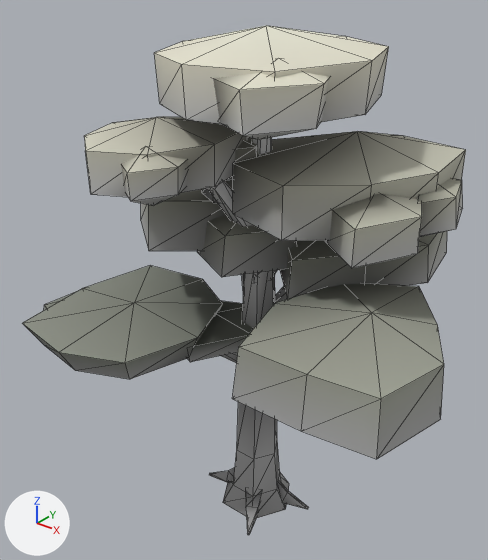
The glTF model assets/models/fiordland/plants/beech_a.glb: old version first, new version second.
Rendered twice from a 50 mm lens placed at (5.33, -7.01, 8.31), pointed at (-0.29, 0.01, 3.95). The lights are fixed; the arrows at lower left show +X, +Y and +Z. The picture after the commit comes second. Mesh edges are drawn as thin lines. Vertices at exactly the same position are counted once.

Script lines for the objects in view, before the commit:
```python
me_crown = bpy.data.meshes.new('Crown')
me_crown.from_pydata(...)  # 378 vertices, 648 faces; spans x -2.85..3.15, y -2.59..3.01, z 2.99..7.5
me_crown.materials.append(mat_paletteatlas)
me_trunk = bpy.data.meshes.new('Trunk')
me_trunk.from_pydata(...)  # 204 vertices, 356 faces; spans x -1.36..2.04, y -1.22..1.42, z 0.0..6.49
me_trunk.materials.append(mat_paletteatlas)
ob_crown = bpy.data.objects.new('Crown', me_crown)
ob_crown.location = (0.0, 0.0, 0.0)
ob_trunk = bpy.data.objects.new('Trunk', me_trunk)
ob_trunk.location = (0.0, 0.0, 0.0)
```
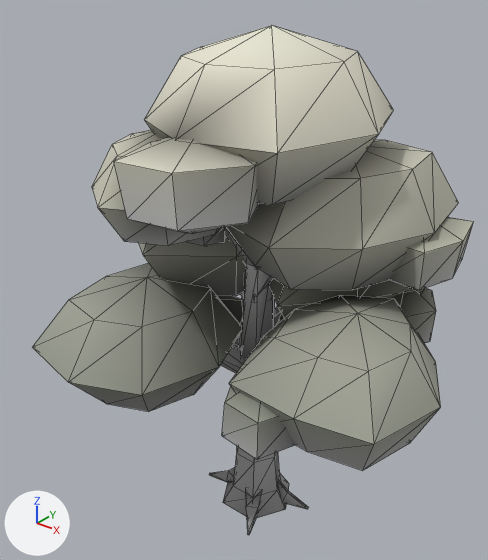
The change, as a diff of the scene's bpy script:
```diff
--- a/assets/models/fiordland/plants/beech_a.glb.py
+++ b/assets/models/fiordland/plants/beech_a.glb.py
@@ me_crown @@
 # used by ob_crown; location = (0.0, 0.0, 0.0)
-me_crown.from_pydata(...)  # 378 vertices, 648 faces; spans x -2.85..3.15, y -2.59..3.01, z 2.99..7.5
+me_crown.from_pydata(...)  # 360 vertices, 648 faces; spans x -2.9..3.1, y -2.56..3.03, z 2.08..7.5
+# me_crown part 1: the loose piece of 18 vertices spanning x -1.33..1.55, y -1.52..1.88, z 6.34..7.5 is rebuilt with 26 vertices and now spans x -1.51..1.71, y -1.66..1.97, z 5.32..7.5
+# me_crown part 2: the loose piece of 18 vertices spanning x -2.57..-0.15, y -2.59..0.25, z 2.99..3.72 is rebuilt with 26 vertices and now spans x -2.64..0.1, y -2.56..0.52, z 2.12..4.09
+# me_crown part 3: the loose piece of 18 vertices spanning x -2.85..0.33, y -0.92..2.84, z 4.12..5.59 is rebuilt with 26 vertices and now spans x -2.9..0.54, y -1.1..2.78, z 3.29..5.65
+# me_crown part 4: the loose piece of 18 vertices spanning x -1.7..0.1, y -2.17..-0.05, z 5.52..6.46 is rebuilt with 26 vertices and now spans x -1.78..0.27, y -2.12..0.19, z 4.83..6.3
+# me_crown part 5: the loose piece of 18 vertices spanning x -0.36..1.96, y -0.3..3.01, z 3.83..4.9 is rebuilt with 26 vertices and now spans x -0.51..2.0, y -0.47..2.83, z 3.14..4.95
+# me_crown part 6: the loose piece of 18 vertices spanning x -0.38..2.18, y -0.87..2.14, z 4.96..6.18 is rebuilt with 26 vertices and now spans x -0.57..2.27, y -1.05..2.16, z 4.18..6.08
+# me_crown part 7: the loose piece of 18 vertices spanning x 0.69..3.15, y -1.85..1.06, z 3.2..4.48 is rebuilt with 26 vertices and now spans x 0.52..3.1, y -1.81..1.1, z 2.74..4.41
+# me_crown part 8: the loose piece of 18 vertices spanning x -0.9..0.03, y -0.48..0.86, z 5.08..5.81 is rebuilt with 26 vertices and now spans x -0.95..0.13, y -0.56..0.88, z 4.58..5.51
+# me_crown part 9: 15 loose pieces with 180 vertices, spanning x -2.85..2.38, y -2.2..2.86, z 2.99..7.29, are deleted
+# me_crown part 10: 36 vertices removed from x -0.9..2.62, y -0.76..1.66, z 3.21..5.81; 126 vertices added at x -2.69..2.52, y -2.26..3.03, z 2.08..6.53
+# other edits to the shape of me_crown do not show in these pictures
 me_crown.materials.append(mat_paletteatlas)
@@ me_trunk @@
 # used by ob_trunk; location = (0.0, 0.0, 0.0)
-me_trunk.from_pydata(...)  # 204 vertices, 356 faces; spans x -1.36..2.04, y -1.22..1.42, z 0.0..6.49
+me_trunk.from_pydata(...)  # 204 vertices, 356 faces; spans x -1.27..1.91, y -1.07..1.24, z 0.0..6.03
+# me_trunk part 11: the loose piece of 36 vertices spanning x -0.61..0.61, y -0.53..0.53, z 0.02..6.49 is scaled about the mesh origin by (1, 1, 0.928)
+# me_trunk part 12: 120 of 204 vertices moved; they spanned x -1.36..2.04, y -1.22..1.42, z 2.55..5.86 and now span x -1.27..1.91, y -1.07..1.24, z 2.35..5.44; mean shift (0.0, -0.01, -0.29); largest move (-0.91, -0.99, 5.81) -> (-0.85, -0.86, 5.39)
 me_trunk.materials.append(mat_paletteatlas)
```

Pixel boxes [x1, y1, x2, y2] of what changed, in the pictures (488 x 560 px; the box of a moved part takes in the faces that stretch with it):
'Crown', reshaped: before [22, 25, 466, 459]; after [33, 25, 474, 471]
'Trunk', reshaped: before [205, 138, 308, 535]; after [209, 228, 308, 535]
part 1 of me_crown, rebuilt (81% taller): before [154, 25, 389, 124]; after [145, 25, 393, 205]
part 2 of me_crown, rebuilt (30% taller): before [22, 265, 222, 379]; after [33, 263, 242, 412]
part 3 of me_crown, rebuilt: before [141, 189, 226, 251]; after [138, 237, 246, 296]
part 4 of me_crown, rebuilt: before [84, 116, 247, 197]; after [92, 130, 223, 246]
part 5 of me_crown, rebuilt: before [280, 231, 447, 299]; after [269, 278, 425, 318]
part 6 of me_crown, rebuilt (37% taller): before [233, 131, 466, 240]; after [225, 140, 459, 290]
part 7 of me_crown, rebuilt: before [232, 284, 444, 459]; after [229, 295, 441, 471]
part 8 of me_crown, rebuilt (not visible afterwards): before [202, 180, 233, 203]
part 9 of me_crown, deleted: before [44, 58, 422, 362]
part 10 of me_crown, built on: before [197, 178, 462, 277]; after [114, 137, 474, 459]
part 11 of me_trunk, moved or reshaped: before [231, 138, 287, 517]; after [231, 263, 287, 517]
part 12 of me_trunk, moved or reshaped (mostly hidden): before [205, 181, 287, 363]; after [220, 228, 281, 373]
